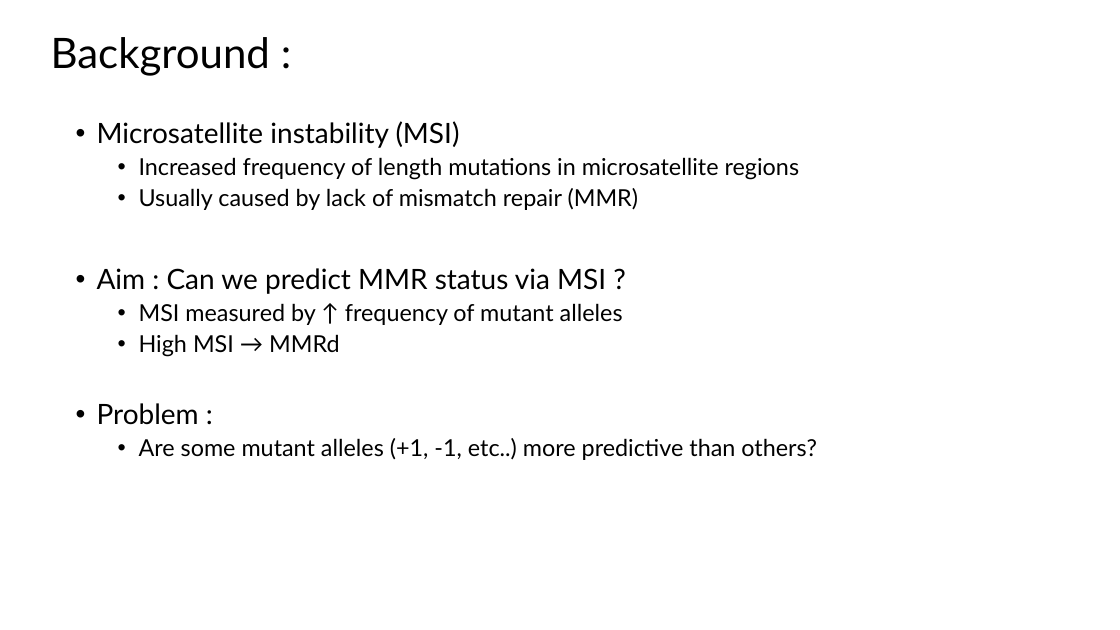
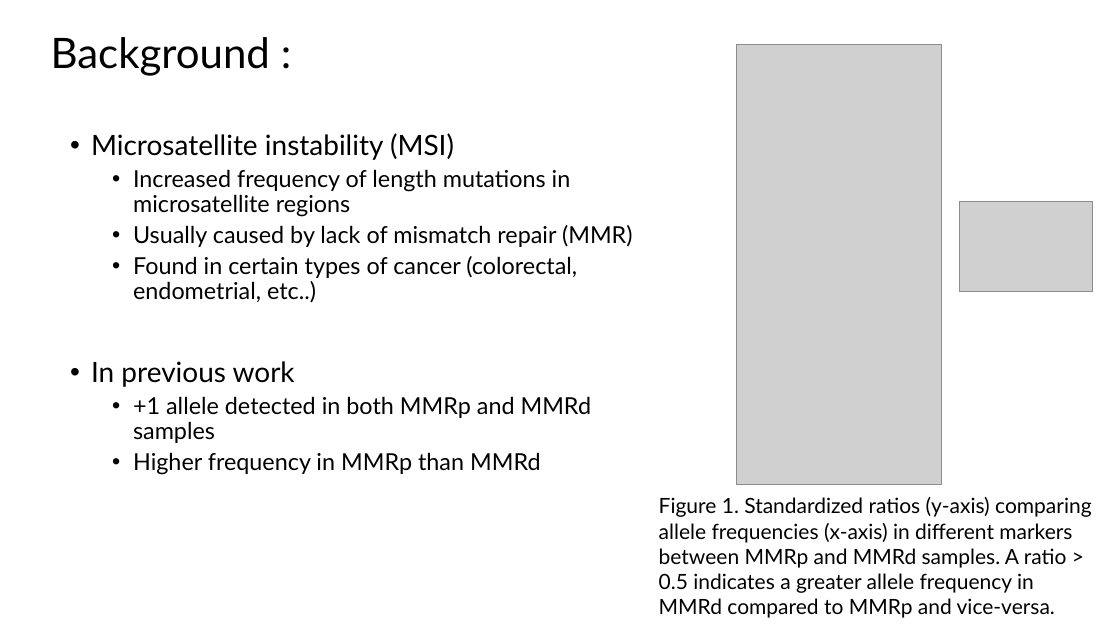
Before and after one commit to Awelson/MasterProject, a slide deck: slide 1 of Presentation1.pptx. Drawn at 1120x630 pixels with LibreOffice and Linux fonts; fonts in the diff are those of the drawing; grey boxes stand for pictures. Boxes give left, top, right and bottom in pixels: in the first picture for what was removed or moved away, otherwise in the second. Text is boxed around its words. In the diff, an @@ line names an element or a change of style, - is before the commit and + after.

```diff
--- a/Presentation1.pptx
+++ b/Presentation1.pptx
@@ picture added at [737,45,942,484] @@
@@ text "Microsatellite instability (MSI)": place and size @@
-text "Microsatellite instability (MSI)" at [97,121,817,460]
+text "Microsatellite instability (MSI)" at [91,133,632,475]
@@ picture added at [960,201,1092,291] @@
@@ text at [91,256,592,475]: text changed @@
-• Aim : Can we predict MMR status via MSI ?
-  • MSI measured by ↑ frequency of mutant alleles
-  • High MSI → MMRd
-• Problem :
-  • Are some mutant alleles (+1, -1, etc..) more predictive than others?
+  • Found in certain types of cancer (colorectal, endometrial, etc..)
+• In previous work
+  • +1 allele detected in both MMRp and MMRd samples
+  • Higher frequency in MMRp than MMRd
@@ text added at [659,497,1091,618], 18 pt, text #000000 @@
+Figure 1. Standardized ratios (y-axis) comparing allele frequencies (x-axis) in different markers between MMRp and MMRd samples. A ratio > 0.5 indicates a greater allele frequency in MMRd compared to MMRp and vice-versa.
```
Also in this commit, not shown: 4 other slides changed, 6 slides added, 2 slides removed, 12 other files.
